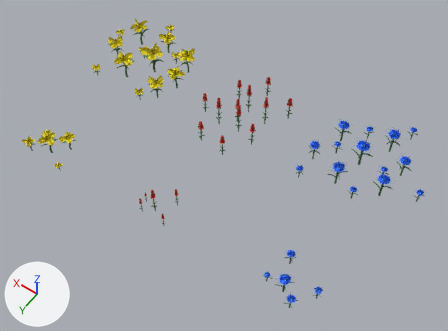
Before and after pictures for a commit that changed the FBX model Assets/Meshes/GrasslandsMeshes/GrassLandFlowerPatches.fbx.
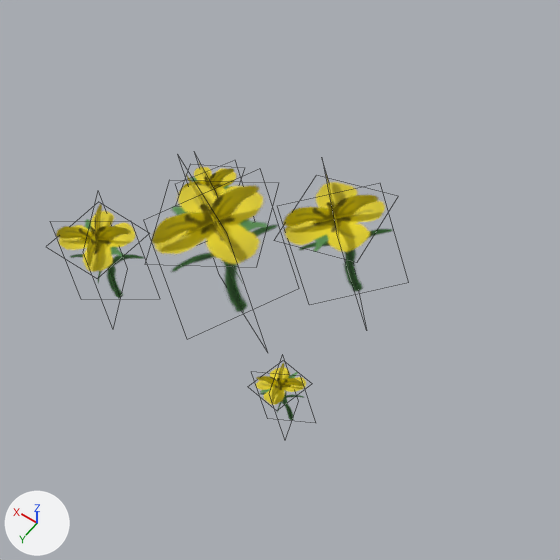
The first picture shows the older version from a 50 mm lens placed at (-0.0573, 0.0897, 0.1172), pointed at (-0.0041, 0.0152, 0.0001). The close-ups show both versions on the part from 3% to 23% of the width and 31% to 59% of the height of that picture; other places that the commit changed are outside them. The axes (+X, +Y, +Z) are drawn at lower left. The lights are the same throughout. The close-ups show mesh edges as thin lines. Where no turn or scale is listed for an object, it has been applied to the vertices.

Names of what the first close-up shows: 'YellowFlowerPatchSmall'.
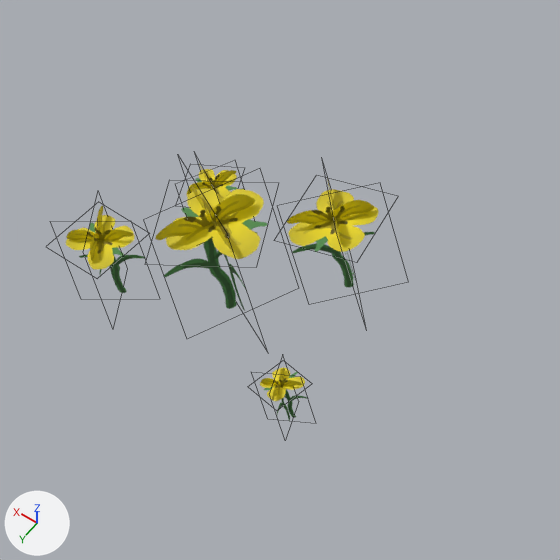
Where the newer file only moved an object's origin or applied its transform, the numbers keep the older frame.

Pixel boxes [x1, y1, x2, y2] of what changed, in the close-ups (560 x 560 px; the box of a moved part takes in the faces that stretch with it):
'YellowFlowerPatchSmall', surface changed
    both: [56, 163, 392, 421]
part 1 of me_mesh_002, moved or reshaped
    before: [151, 174, 392, 420]
    after: [155, 177, 375, 421]
part 2 of me_mesh_002, surface changed
    both: [66, 164, 379, 401]

The change, as a list of edits to the scene's bpy script:
```text
Add img_flower_card_atlas_png:
    img_flower_card_atlas_png = load_image('Flower Card Atlas.png', '_unpacked/Flower_Card_Atlas.png', 1024, 1024, 'sRGB')
Change mat_testatlas:
    mat_testatlas.texture: img_finished_grasslands_png -> img_flower_card_atlas_png  # with its transparency
Change me_mesh_002:
    where me_mesh_002.from_pydata(...)  # 60 vertices, 15 faces; spans x -0.00644..0.00581, y -0.00471..0.00464, z 0.0..0.00723
    used by ob_yellowflowerpatchsmall; location = (0.03211, 0.03538, 0.0)
    me_mesh_002 part 1
    6 faces are deleted
    6 new faces join them
    me_mesh_002 part 2: 15 kept faces spanning x -0.00644..0.00581, y -0.00471..0.00464, z 0.0..0.00723 get new texture (UV) coordinates
```
